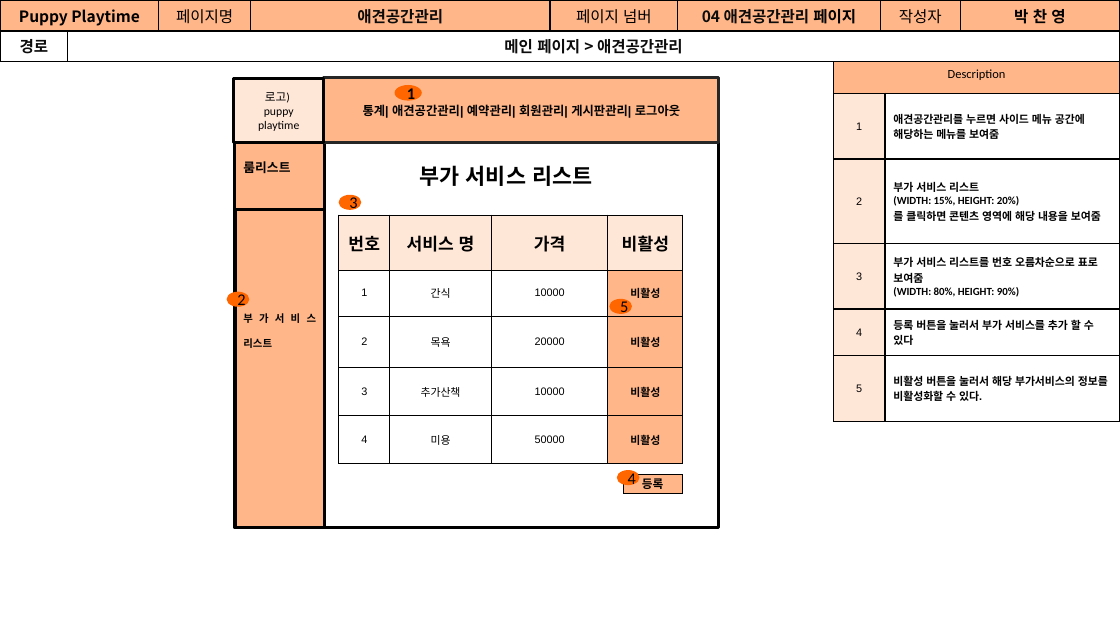
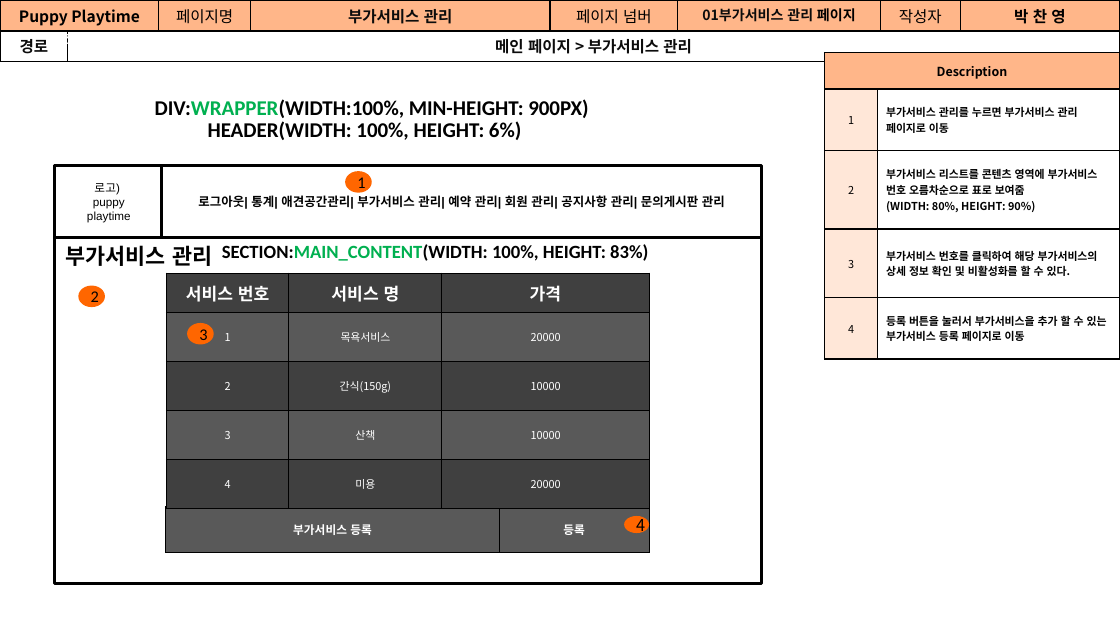
Before and after one commit to Jogging-Kim-Chaebak/PuppyPlaytime, a slide deck: slide 16 of 프로젝트 산출물/9. 스토리보드/Puppy Playtime 관리자 스토리보드.pptx (slide 15 before the commit). Drawn at 1120x631 pixels with LibreOffice and Linux fonts; fonts in the diff are those of the drawing; background and template pictures are left out. Boxes give left, top, right and bottom in pixels: in the first picture for what was removed or moved away, otherwise in the second. Text is boxed around its words. In the diff, an @@ line names an element or a change of style, - is before the commit and + after.

```diff
--- a/프로젝트 산출물/9. 스토리보드/Puppy Playtime 관리자 스토리보드.pptx
+++ b/프로젝트 산출물/9. 스토리보드/Puppy Playtime 관리자 스토리보드.pptx
@@ table at box(0, 0, 1119, 58) @@
-row 1, column 4: 애견공간관리
+row 1, column 4: 부가서비스 관리
-row 1, column 6: 04 애견공간관리 페이지
+row 1, column 6: 01부가서비스 관리 페이지
-row 2, column 2: 메인 페이지 > 애견공간관리
+row 2, column 2: 메인 페이지 > 부가서비스 관리
@@ table at box(824, 53, 1119, 360) @@
-row 2: 1 | 애견공간관리를 누르면 사이드 메뉴 공간에 해당하는 메뉴를 보여줌
-row 3: 2 | 부가 서비스 리스트 / (WIDTH: 15%, HEIGHT: 20%) / 를 클릭하면 콘텐츠 영역에 해당 내용을 보여줌
-row 4: 3 | 부가 서비스 리스트를 번호 오름차순으로 표로 보여줌 / (WIDTH: 80%, HEIGHT: 90%)
-row 5: 4 | 등록 버튼을 눌러서 부가 서비스를 추가 할 수 있다
-row 6: 5 | 비활성 버튼을 눌러서 해당 부가서비스의 정보를 비활성화할 수 있다.
+row 2: 1 | 부가서비스 관리를 누르면 부가서비스 관리 페이지로 이동
+row 3: 2 | 부가서비스 리스트를 콘텐츠 영역에 부가서비스 번호 오름차순으로 표로 보여줌 / (WIDTH: 80%, HEIGHT: 90%)
+row 4: 3 | 부가서비스 번호를 클릭하여 해당 부가서비스의 상세 정보 확인 및 비활성화를 할 수 있다.
+row 5: 4 | 등록 버튼을 눌러서 부가서비스을 추가 할 수 있는 부가서비스 등록 페이지로 이동
@@ table: place and size @@
-table at box(833, 54, 1120, 421)
+table at box(824, 53, 1119, 360)
@@ text added at box(155, 99, 588, 118), 13.5 pt, text #000000, bold @@
+DIV:WRAPPER(WIDTH:100%, MIN-HEIGHT: 900PX)
@@ text added at box(208, 121, 521, 140), 13.5 pt, text #000000, bold @@
+HEADER(WIDTH: 100%, HEIGHT: 6%)
@@ rectangle removed at box(235, 125, 325, 209) @@
-룸리스트
@@ rectangle "로고)": place and size @@
-rectangle "로고)" at box(234, 78, 325, 142)
+rectangle "로고)" at box(55, 166, 164, 237)
@@ rectangle "로고)" at box(55, 166, 164, 237): font Calibri to Arial; fill #FFE7D8 to #FFFFFF @@
@@ rectangle "로그아웃| 통계| 애견공간관리| 부가서비스 관리| ...": place and size @@
-rectangle "로그아웃| 통계| 애견공간관리| 부가서비스 관리| ..." at box(324, 78, 719, 143)
+rectangle "로그아웃| 통계| 애견공간관리| 부가서비스 관리| ..." at box(161, 166, 762, 237)
@@ rectangle "로그아웃| 통계| 애견공간관리| 부가서비스 관리| ..." at box(161, 166, 762, 237): fill #FFB689 to #FFFFFF; outline #262626 2 pt to #000000 2 pt @@
@@ ellipse "1": place and size @@
-ellipse "1" at box(394, 85, 421, 101)
+ellipse "1" at box(345, 171, 372, 193)
@@ ellipse "1" at box(345, 171, 372, 193): bold off @@
@@ text added at box(412, 164, 545, 196), 14 pt, text #000000, bold @@
+애견 룸 리스트
@@ text in rectangle at box(198, 195, 725, 209): text changed; size 7.9 to 8 pt @@
-통계| 애견공간관리| 예약관리| 회원관리| 게시판관리| 로그아웃
+로그아웃| 통계| 애견공간관리| 부가서비스 관리| 예약 관리| 회원 관리| 공지사항 관리| 문의게시판 관리
@@ rectangle: place and size @@
-rectangle at box(234, 123, 719, 526)
+rectangle at box(55, 237, 762, 584)
@@ text at box(66, 245, 212, 266): text changed @@
-부가 서비스 리스트
+부가서비스 관리
@@ text added at box(222, 244, 648, 261), 12 pt, text #000000, bold @@
+SECTION:MAIN_CONTENT(WIDTH: 100%, HEIGHT: 83%)
@@ ellipse "2": place and size @@
-ellipse "2" at box(226, 291, 249, 306)
+ellipse "2" at box(78, 286, 105, 307)
@@ table at box(167, 273, 650, 508) @@
-column 1: 번호 | 1 | 2 | 3 | 4
-column 2: 서비스 명 | 간식 | 목욕 | 추가산책 | 미용
-column 3: 가격 | 10000 | 20000 | 10000 | 50000
-column 4: 비활성 | 비활성 | 비활성 | 비활성 | 비활성
+column 1: 서비스 번호 | 1 | 2 | 3 | 4
+column 2: 서비스 명 | 목욕서비스 | 간식(150g) | 산책 | 미용
+column 3: 가격 | 20000 | 10000 | 10000 | 20000
@@ table: place and size @@
-table at box(338, 215, 682, 464)
+table at box(167, 273, 650, 508)
@@ ellipse removed at box(609, 299, 632, 314) @@
-5
@@ ellipse "3": place and size @@
-ellipse "3" at box(338, 195, 361, 209)
+ellipse "3" at box(187, 323, 214, 344)
@@ rectangle "부가서비스 등록": place and size @@
-rectangle "부가서비스 등록" at box(235, 137, 325, 526)
+rectangle "부가서비스 등록" at box(166, 506, 498, 552)
@@ rectangle "부가서비스 등록" at box(166, 506, 498, 552): fill #FFB689 to #595959; outline #000000 2 pt to #000000 0.75 pt @@
@@ rectangle "등록": place and size @@
-rectangle "등록" at box(623, 474, 682, 493)
+rectangle "등록" at box(500, 506, 650, 552)
@@ rectangle "등록" at box(500, 506, 650, 552): font Arial to Noto Sans CJK KR, text colour #000000 to #FFFFFF; fill #FFB689 to #595959 @@
@@ text in rectangle at box(293, 524, 372, 535): text changed; size 6.8 to 7.5 pt; font Calibri to Noto Sans CJK KR; text colour #000000 to #FFFFFF @@
-부가서비스 리스트
+부가서비스 등록
@@ ellipse "4": place and size @@
-ellipse "4" at box(617, 469, 640, 484)
+ellipse "4" at box(624, 515, 648, 532)
@@ ellipse "4" at box(624, 515, 648, 532): font Calibri to Noto Sans CJK KR @@
```
Also in this commit, not shown: 22 other slides changed, 1 slide added, 2 slides removed, 12 other files.
